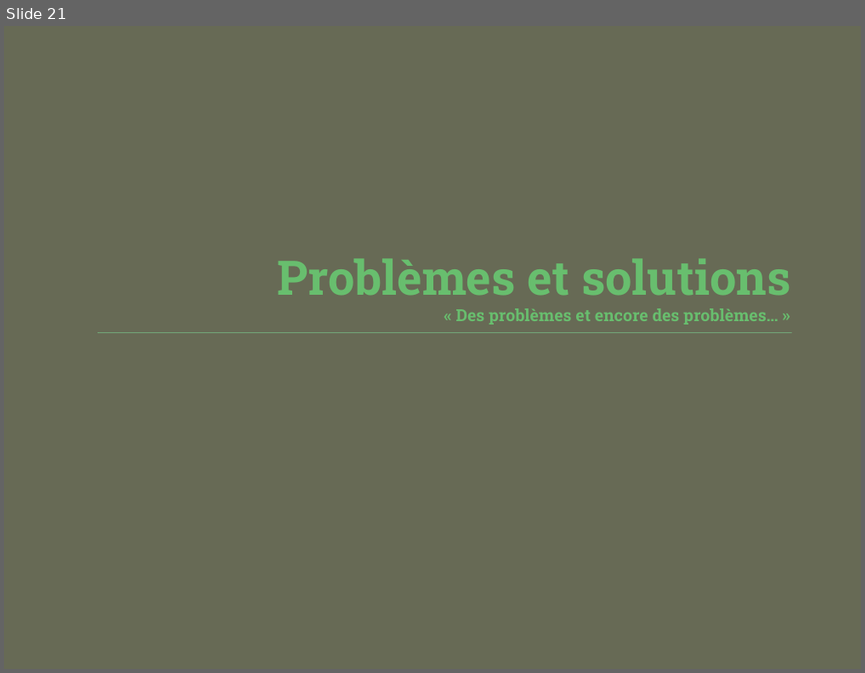
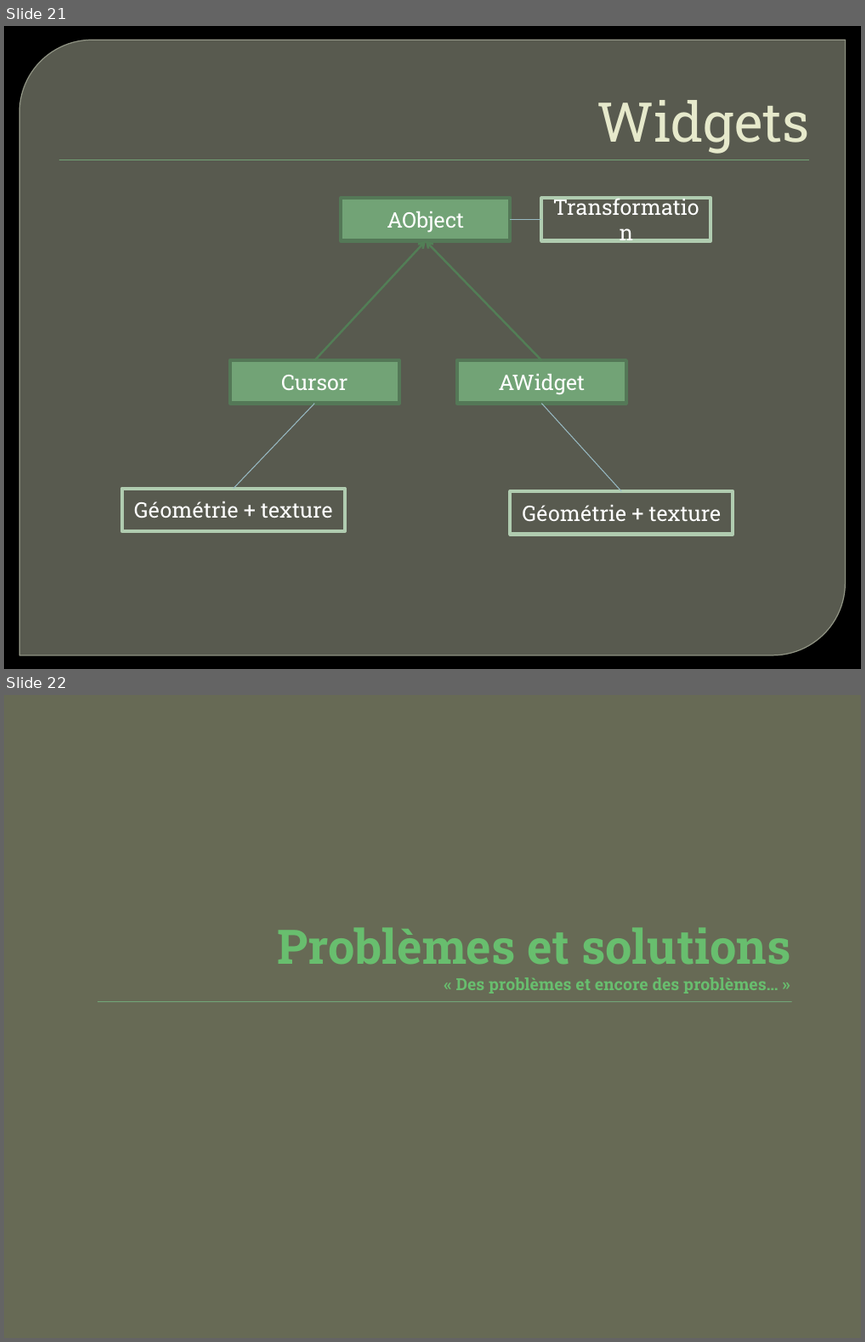
Before and after one commit to Raphy/bomberman, a slide deck: Bomberman - Présentation.pptx. Shown one above the other, each under a label of ours: slide 21 before the commit, slides 21 and 22 after it. The pictures are 865x673 and 865x1342 pixels, drawn with LibreOffice and Linux fonts; fonts in the diff are those of the drawing; background and template pictures are left out. Boxes give left, top, right and bottom in pixels: in the first picture for what was removed or moved away, otherwise in the second. Text is boxed around its words. In the diff, an @@ line names an element or a change of style, - is before the commit and + after.

```diff
--- a/Bomberman - Présentation.pptx
+++ b/Bomberman - Présentation.pptx
@@ slide 21 added at (4, 26, 861, 669), background picture (left out) @@
@@ round diag rect added at (19, 40, 846, 655), fill #888B7B at 65% opacity, outline #9DA090 0.87 pt @@
@@ title added at (596, 100, 809, 154), 46 pt, text #E7EACB @@
+Widgets
@@ rectangle added at (59, 159, 809, 160), fill #72A376 @@
@@ rectangle added at (341, 199, 510, 241), fill #72A376, outline #547957 3 pt, 18 pt, text #FFFFFF @@
+AObject
@@ rectangle added at (541, 199, 710, 241), outline #B0CCB0 3 pt, 18 pt, text #FFFFFF @@
+Transformation
@@ line added from (511, 220) to (541, 220), #98BAC3 0.75 pt @@
@@ arrow added from (314, 360) to (426, 241), #527E56 1.75 pt @@
@@ arrow added from (541, 360) to (426, 241), #527E56 1.75 pt @@
@@ rectangle added at (230, 360, 399, 403), fill #72A376, outline #547957 3 pt, 18 pt, text #FFFFFF @@
+Cursor
@@ rectangle added at (457, 360, 626, 403), fill #72A376, outline #547957 3 pt, 18 pt, text #FFFFFF @@
+AWidget
@@ line added from (314, 403) to (234, 488), #98BAC3 0.75 pt @@
@@ line added from (622, 491) to (541, 403), #98BAC3 0.75 pt @@
@@ rectangle added at (122, 488, 345, 531), outline #B0CCB0 3 pt, 18 pt, text #FFFFFF @@
+Géométrie + texture
@@ rectangle added at (511, 491, 733, 534), outline #B0CCB0 3 pt, 18 pt, text #FFFFFF @@
+Géométrie + texture
@@ what was slide 21 is now slide 22 @@
```
Also in this commit, not shown: 2 slides changed.
